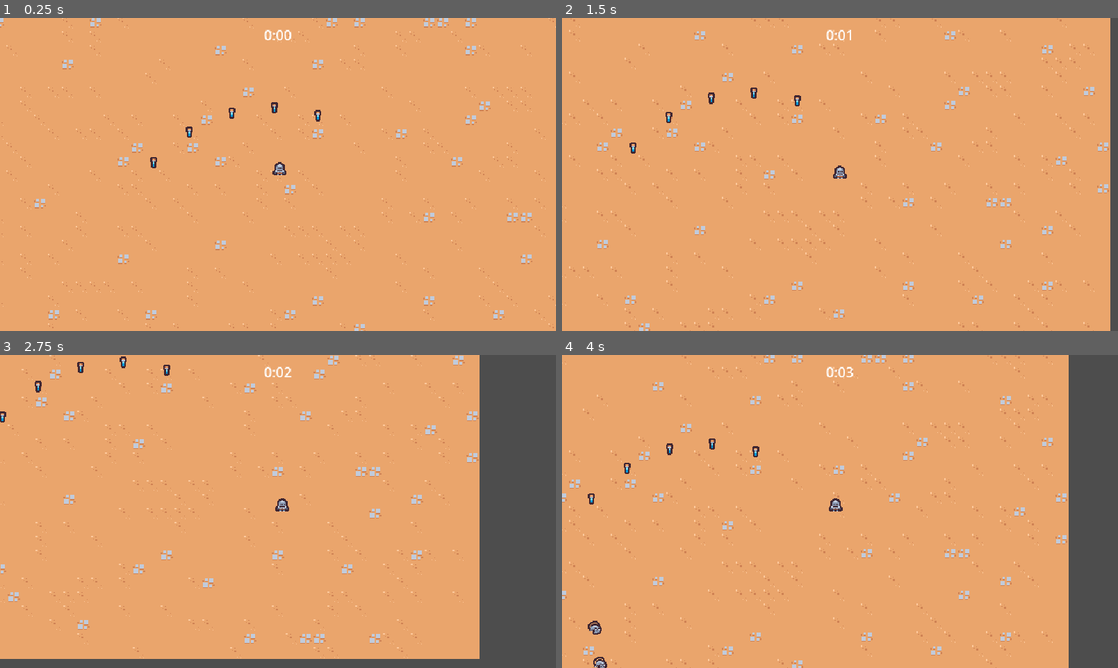
Above: before the commit, frames 1-4 (two rows, left to right).
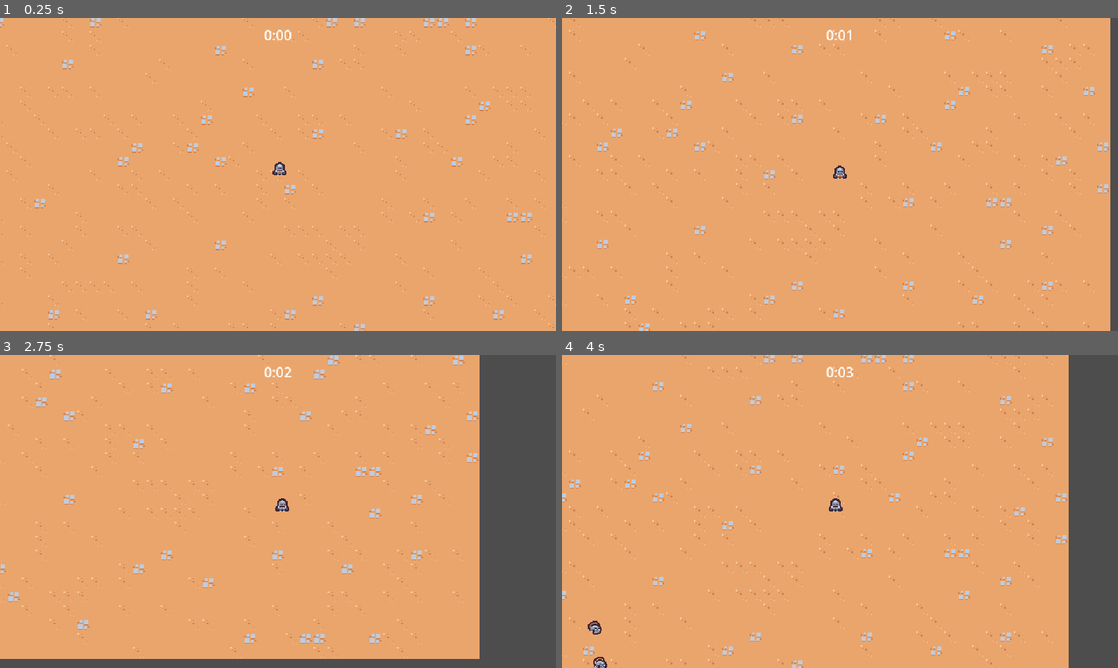
Above: after the commit, the same moments.

Repository: exglegaming/survivors-course
Game: Godot game, scene res://scenes/main/main.tscn
Same seed, same stepped clock (60 frames per second), same inputs: the game is played once before the commit and once after it.
Inputs:
- Up to frame 1 (0.25 s): no input
- Up to frame 2 (1.5 s): hold D (move_right) 0.53-1.28 s; hold S (move_down) from 1.28 s (still down)
- Up to frame 3 (2.75 s): release S (move_down) at 2.03 s; hold D (move_right) from 2.03 s (still down)
- Up to frame 4 (4 s): release D (move_right) at 2.78 s; hold W (move_up) 2.78-3.53 s; hold A (move_left) from 3.53 s (still down)

The runs differ from the first frame. In frame 1, 0.2% of the frame differs, in the area x 27-58%, y 26-48%; in frame 2, 0.2%; in frame 3, 0.2%, in the area x 0-31%, y 0-22%; in frame 4, 0.2%.

Commit message:
created health component

Diff:
--- /dev/null
+++ b/scenes/component/health_component.tscn
@@ -0,0 +1,6 @@
+[gd_scene format=3 uid="uid://dmx25rbhp6f0w"]
+
+[ext_resource type="Script" uid="uid://1apy0a6jaqkh" path="res://scripts/component/health_component.gd" id="1_sa7ac"]
+
+[node name="HealthComponent" type="Node" unique_id=2127481365]
+script = ExtResource("1_sa7ac")
--- /dev/null
+++ b/scenes/component/vial_drop_component.tscn
@@ -0,0 +1,8 @@
+[gd_scene format=3 uid="uid://cef7wg8cw5wxy"]
+
+[ext_resource type="Script" uid="uid://dwgmnwxwpma2u" path="res://scripts/component/vial_drop_component.gd" id="1_l1ouf"]
+[ext_resource type="PackedScene" uid="uid://c5b6bhoom1abt" path="res://scenes/game_object/experience_vial/experience_vial.tscn" id="2_txokj"]
+
+[node name="VialDropComponent" type="Node" unique_id=1985902331]
+script = ExtResource("1_l1ouf")
+vial_scene = ExtResource("2_txokj")
--- a/scenes/game_object/basic_enemy/basic_enemy.tscn
+++ b/scenes/game_object/basic_enemy/basic_enemy.tscn
@@ -2,6 +2,8 @@
 
 [ext_resource type="Texture2D" uid="uid://ci5tfng20wi8q" path="res://assets/enemy/basic_enemy.png" id="1_fng3e"]
 [ext_resource type="Script" uid="uid://bi43akt176btc" path="res://scripts/game_object/basic_enemy/basic_enemy.gd" id="1_gxg7h"]
+[ext_resource type="PackedScene" uid="uid://dmx25rbhp6f0w" path="res://scenes/component/health_component.tscn" id="2_isd1k"]
+[ext_resource type="PackedScene" uid="uid://cef7wg8cw5wxy" path="res://scenes/component/vial_drop_component.tscn" id="3_pcrk2"]
 
 [sub_resource type="CircleShape2D" id="CircleShape2D_gxg7h"]
 radius = 12.0
@@ -14,6 +16,11 @@
 collision_mask = 9
 motion_mode = 1
 script = ExtResource("1_gxg7h")
+
+[node name="HealthComponent" parent="." unique_id=2127481365 instance=ExtResource("2_isd1k")]
+
+[node name="VialDropComponent" parent="." unique_id=1985902331 node_paths=PackedStringArray("health_component") instance=ExtResource("3_pcrk2")]
+health_component = NodePath("../HealthComponent")
 
 [node name="Area2D" type="Area2D" parent="." unique_id=1669089514]
 collision_layer = 0
--- a/scenes/main/main.tscn
+++ b/scenes/main/main.tscn
@@ -7,7 +7,6 @@
 [ext_resource type="PackedScene" uid="uid://bscoui22k0tpb" path="res://scenes/manager/arena_time_manager.tscn" id="2_ow5a4"]
 [ext_resource type="PackedScene" uid="uid://mffpdhn2qnda" path="res://scenes/game_object/game_camera/game_camera.tscn" id="3_k2fmo"]
 [ext_resource type="PackedScene" uid="uid://cce3lycxwcgim" path="res://scenes/manager/experience_manager.tscn" id="4_yyfjg"]
-[ext_resource type="PackedScene" uid="uid://c5b6bhoom1abt" path="res://scenes/game_object/experience_vial/experience_vial.tscn" id="7_hujxm"]
 
 [sub_resource type="TileSetAtlasSource" id="TileSetAtlasSource_k2fmo"]
 texture = ExtResource("1_iuonh")
@@ -72,18 +71,3 @@
 
 [node name="Player" parent="." unique_id=407612415 instance=ExtResource("1_hyk8p")]
 position = Vector2(316, 168)
-
-[node name="ExperienceVial" parent="." unique_id=1696525117 instance=ExtResource("7_hujxm")]
-position = Vector2(171, 153)
-
-[node name="ExperienceVial2" parent="." unique_id=1479779846 instance=ExtResource("7_hujxm")]
-position = Vector2(212, 118)
-
-[node name="ExperienceVial3" parent="." unique_id=1708724495 instance=ExtResource("7_hujxm")]
-position = Vector2(261, 96)
-
-[node name="ExperienceVial4" parent="." unique_id=468373934 instance=ExtResource("7_hujxm")]
-position = Vector2(310, 90)
-
-[node name="ExperienceVial5" parent="." unique_id=609462218 instance=ExtResource("7_hujxm")]
-position = Vector2(360, 99)
--- /dev/null
+++ b/scripts/component/health_component.gd
@@ -0,0 +1,24 @@
+class_name HealthComponent
+extends Node
+
+
+signal died
+
+@export var max_health: float = 10.0
+
+var current_health: float
+
+
+func _ready() -> void:
+	current_health = max_health
+
+
+func damage(damage_amount: float) -> void:
+	current_health = max(current_health - damage_amount, 0)
+	Callable(check_death).call_deferred()
+
+
+func check_death() -> void:
+	if current_health == 0:
+		died.emit()
+		owner.queue_free()
--- /dev/null
+++ b/scripts/component/vial_drop_component.gd
@@ -0,0 +1,22 @@
+class_name VialDropComponent
+extends Node
+
+
+@export_range(0, 1) var drop_percent: float = .5
+@export var health_component: HealthComponent
+@export var vial_scene: PackedScene
+
+
+func _ready() -> void:
+	health_component.died.connect(_on_died)
+
+
+func _on_died() -> void:
+	if randf() > drop_percent: return
+	if vial_scene == null: return
+	if !owner is Node2D: return
+
+	var spawn_position: Vector2 = (owner as Node2D).global_position
+	var vial_instance: ExperienceVial = vial_scene.instantiate()
+	owner.get_parent().add_child(vial_instance)
+	vial_instance.global_position = spawn_position
--- a/scripts/game_object/basic_enemy/basic_enemy.gd
+++ b/scripts/game_object/basic_enemy/basic_enemy.gd
@@ -5,6 +5,7 @@
 const MAX_SPEED: float = 40.0
 
 @onready var area_2d: Area2D = $Area2D
+@onready var health_component: HealthComponent = $HealthComponent
 
 
 func _ready() -> void:
@@ -25,4 +26,4 @@
 
 
 func _on_area_entered(_area: Area2D) -> void:
-	queue_free()
+	health_component.damage(100)
--- a/scripts/game_object/experience_vial/experience_vial.gd
+++ b/scripts/game_object/experience_vial/experience_vial.gd
@@ -1,3 +1,4 @@
+class_name ExperienceVial
 extends Node2D
 
 
Not shown, added: scripts/component/health_component.gd.uid
Not shown, added: scripts/component/vial_drop_component.gd.uid
